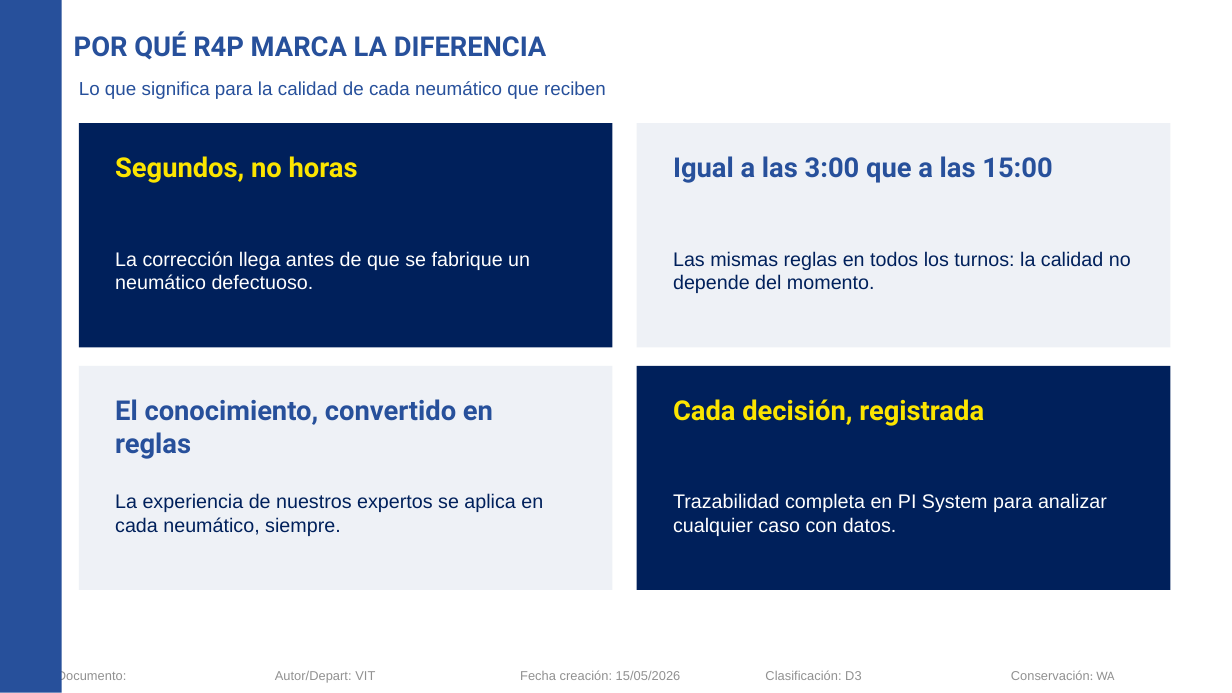
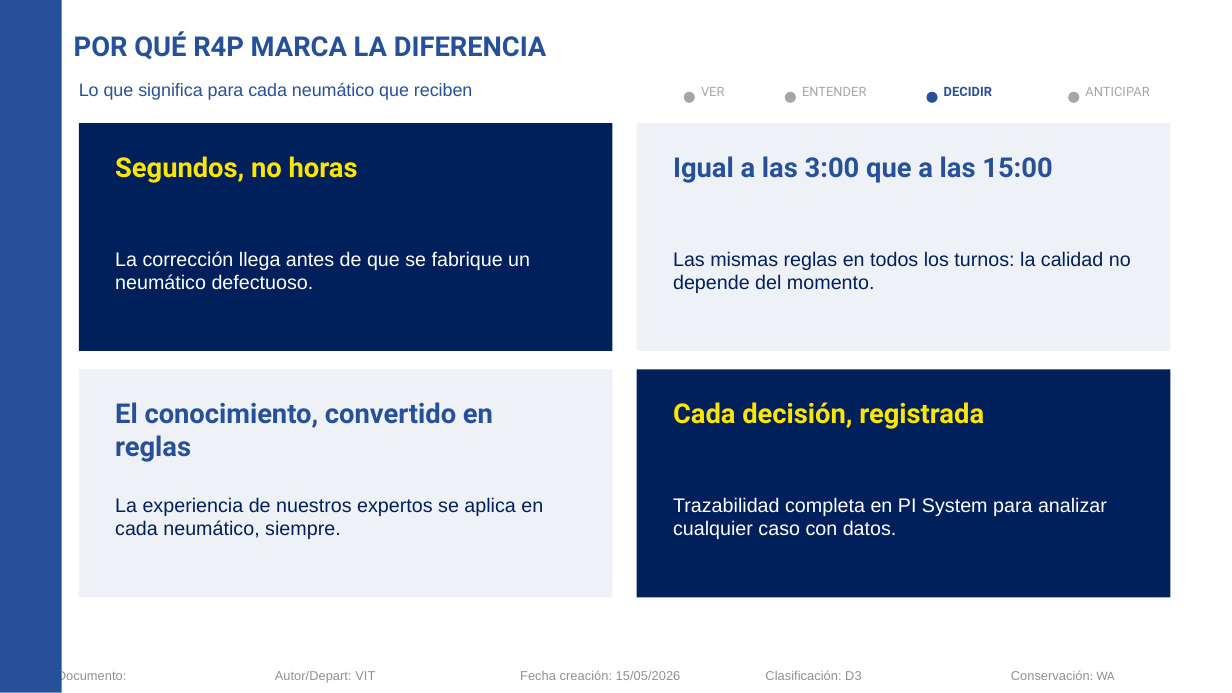
Before and after one commit to Asierenux/blank-app, a slide deck: slide 18 of presentaciones/Michelin_Hyundai_Fabricacion_Digital_ES.pptx (slide 15 before the commit). Drawn at 1232x693 pixels with LibreOffice and Linux fonts; fonts in the diff are those of the drawing; background and template pictures are left out. Boxes give left, top, right and bottom in pixels: in the first picture for what was removed or moved away, otherwise in the second. Text is boxed around its words. In the diff, an @@ line names an element or a change of style, - is before the commit and + after.

```diff
--- a/presentaciones/Michelin_Hyundai_Fabricacion_Digital_ES.pptx
+++ b/presentaciones/Michelin_Hyundai_Fabricacion_Digital_ES.pptx
@@ text at <box>79,82,473,100</box>: text changed; size 11 to 10.5 pt @@
-Lo que significa para la calidad de cada neumático que reciben
+Lo que significa para cada neumático que reciben
@@ text added at <box>701,87,724,96</box>, 7.5 pt, text #A6A6A6 @@
+VER
@@ text added at <box>802,87,866,96</box>, 7.5 pt, text #A6A6A6 @@
+ENTENDER
@@ text added at <box>944,86,992,96</box>, 7.5 pt, text #27509B, bold @@
+DECIDIR
@@ text added at <box>1085,87,1149,96</box>, 7.5 pt, text #A6A6A6 @@
+ANTICIPAR
@@ ellipse added at <box>684,91,695,102</box>, fill #A6A6A6 @@
@@ ellipse added at <box>785,91,796,102</box>, fill #A6A6A6 @@
@@ ellipse added at <box>926,91,938,102</box>, fill #27509B @@
@@ ellipse added at <box>1068,91,1079,102</box>, fill #A6A6A6 @@
@@ rectangle: place and size @@
-rectangle at <box>79,123,612,347</box>
+rectangle at <box>79,123,612,351</box>
@@ rectangle: place and size @@
-rectangle at <box>637,123,1170,347</box>
+rectangle at <box>637,123,1170,351</box>
@@ rectangle: place and size @@
-rectangle at <box>79,366,612,590</box>
+rectangle at <box>79,370,612,598</box>
@@ rectangle: place and size @@
-rectangle at <box>637,366,1170,590</box>
+rectangle at <box>637,370,1170,598</box>
@@ text "La experiencia de nuestros expertos ...": place and size @@
-text "La experiencia de nuestros expertos ..." at <box>115,493,543,536</box>
+text "La experiencia de nuestros expertos ..." at <box>115,497,543,539</box>
@@ text "Trazabilidad completa en PI System ...": place and size @@
-text "Trazabilidad completa en PI System ..." at <box>673,493,1107,536</box>
+text "Trazabilidad completa en PI System ..." at <box>673,497,1107,539</box>
```
Also in this commit, not shown: 9 other slides changed, 10 slides added, 3 slides removed.
